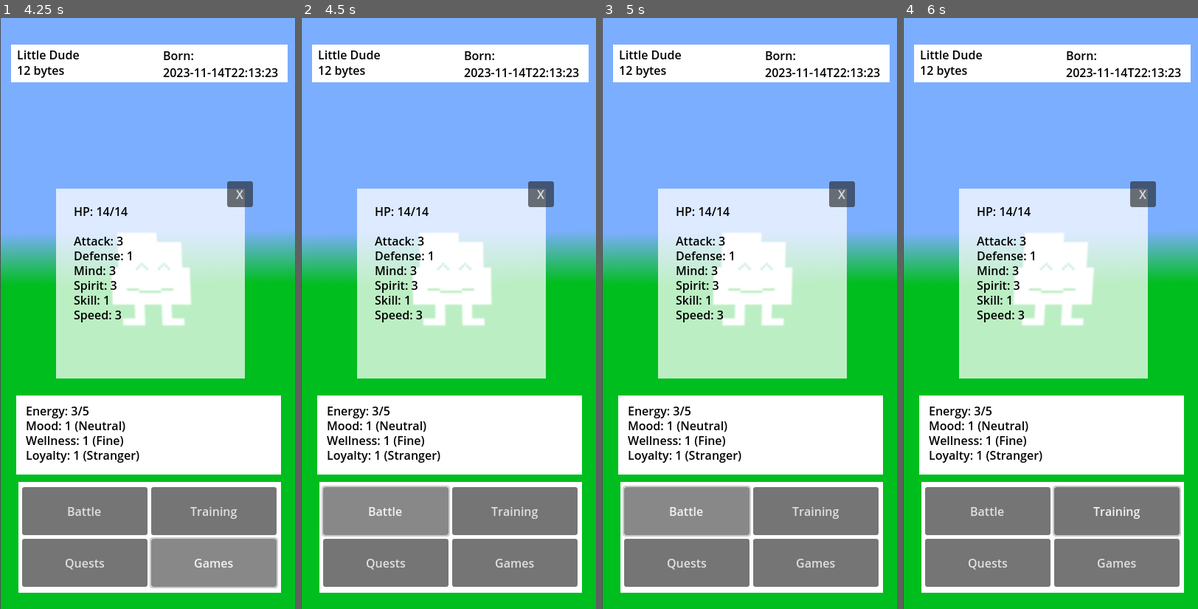
Above: before the commit, frames 1-4 (left to right).
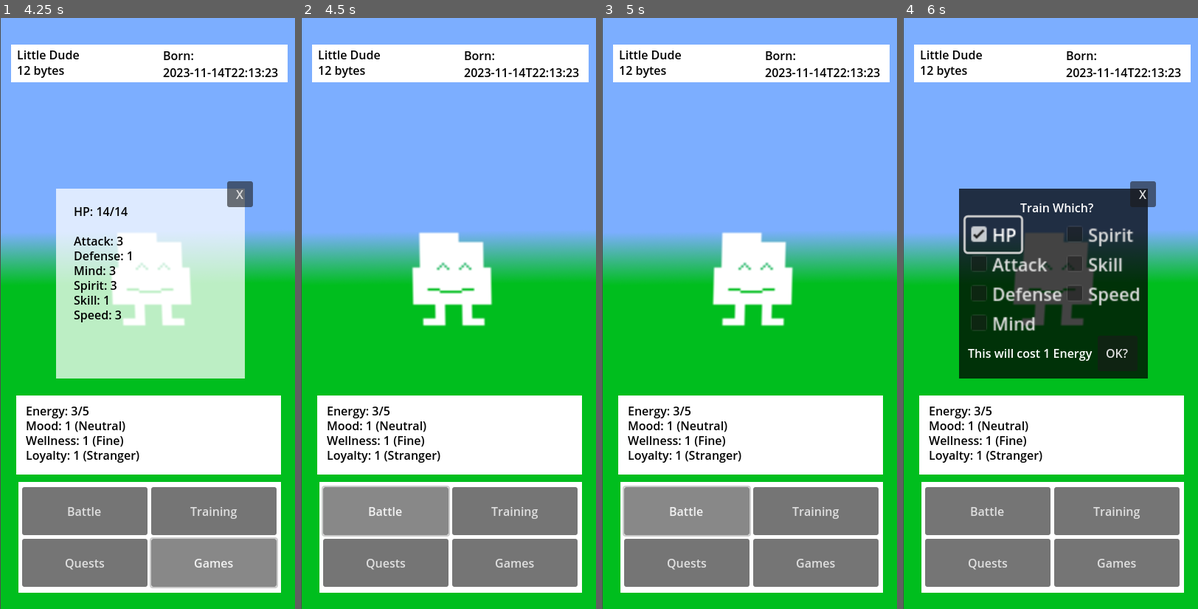
Above: after the commit, the same moments.

Repository: Rathenix/Tamago
Game: Godot game, scene res://scenes/title.tscn
Two runs of this game, one before a commit and one after it. Both use one fixed random seed, a clock stepped at 60 frames per second and the inputs below. The engine's default icon, where the game draws it, is replaced by a stand-in: a white triangle on a blue panel in a dark square.
Inputs (mouse positions are in pixels of both pictures, inside the frame that each line leads up to):
- Up to frame 1 (4.25 s): tap Enter at 0.5 s; move the mouse to (212, 283) at 0.52 s; click (212, 283) at 0.67 s; click "Battle" at 1.25 s; click "Training" at 2 s; click "Quests" at 2.75 s; click "Games" at 3.5 s
- Up to frame 2 (4.5 s): click "Battle" at 4.25 s
- Up to frame 3 (5 s): no input
- Up to frame 4 (6 s): click "Training" at 5 s; click (994, 236) at 5.75 s, where only the run after the commit has a clickable "HP"

Frame 1 is identical in both runs. In frame 2, 18% of the frame differs, in the area x 19-86%, y 27-61%; in frame 3, 18%; in frame 4, 21%, in the area x 19-95%, y 28-88%.

Commit message:
Added a basic dialogue system. Some light refactoring

Diff:
--- a/scenes/home.tscn
+++ b/scenes/home.tscn
@@ -1,10 +1,11 @@
-[gd_scene load_steps=8 format=3 uid="uid://fpyxg516qe58"]
+[gd_scene load_steps=9 format=3 uid="uid://fpyxg516qe58"]
 
 [ext_resource type="Script" path="res://scripts/home.gd" id="1_23onn"]
 [ext_resource type="Texture2D" uid="uid://bo5ohefbqu77s" path="res://images/gradient-backdrop.png" id="2_f7ubb"]
 [ext_resource type="Texture2D" uid="uid://bauvqdg0xle7c" path="res://images/littleDude.png" id="3_smouh"]
 [ext_resource type="Texture2D" uid="uid://l1nj4hhxdlab" path="res://images/300x600-white-rect.png" id="4_71hj2"]
 [ext_resource type="Texture2D" uid="uid://cwrmbev43hp1j" path="res://images/300x600-black-rect.png" id="5_unrjk"]
+[ext_resource type="PackedScene" uid="uid://b5q2r7hmvyhm2" path="res://scenes/text_box.tscn" id="6_v744e"]
 
 [sub_resource type="Animation" id="Animation_dbym0"]
 resource_name = "idle"
@@ -39,7 +40,6 @@
 [node name="Sprite" type="Sprite2D" parent="."]
 position = Vector2(208, 355)
 scale = Vector2(3.318, 3.133)
-skew = -0.0785399
 texture = ExtResource("3_smouh")
 
 [node name="AnimationPlayer" type="AnimationPlayer" parent="Sprite"]
@@ -325,6 +325,9 @@
 offset_right = 318.0
 offset_bottom = 478.0
 text = "OK?"
+
+[node name="TextBox" parent="." instance=ExtResource("6_v744e")]
+visible = false
 
 [connection signal="pressed" from="BattleButton" to="." method="_on_battle_button_pressed"]
 [connection signal="pressed" from="TrainingButton" to="." method="_on_training_button_pressed"]
@@ -340,3 +343,4 @@
 [connection signal="toggled" from="Training/TrainSkillCheckBox" to="." method="_on_train_skill_check_box_toggled"]
 [connection signal="toggled" from="Training/TrainSpeedCheckBox" to="." method="_on_train_speed_check_box_toggled"]
 [connection signal="pressed" from="Training/StartTainingButton" to="." method="_on_start_taining_button_pressed"]
+[connection signal="done" from="TextBox" to="." method="_on_text_box_done"]
--- /dev/null
+++ b/scenes/text_box.tscn
@@ -0,0 +1,58 @@
+[gd_scene load_steps=6 format=3 uid="uid://b5q2r7hmvyhm2"]
+
+[ext_resource type="Script" path="res://scripts/text_box.gd" id="1_4gse1"]
+[ext_resource type="Texture2D" uid="uid://cwrmbev43hp1j" path="res://images/300x600-black-rect.png" id="1_npexp"]
+[ext_resource type="Texture2D" uid="uid://l1nj4hhxdlab" path="res://images/300x600-white-rect.png" id="2_0cdbx"]
+
+[sub_resource type="Animation" id="Animation_atwis"]
+resource_name = "flash"
+loop_mode = 1
+tracks/0/type = "value"
+tracks/0/imported = false
+tracks/0/enabled = true
+tracks/0/path = NodePath(".:modulate")
+tracks/0/interp = 1
+tracks/0/loop_wrap = true
+tracks/0/keys = {
+"times": PackedFloat32Array(0, 0.5, 1),
+"transitions": PackedFloat32Array(1, 1, 1),
+"update": 0,
+"values": [Color(1, 1, 1, 1), Color(1, 1, 1, 0), Color(1, 1, 1, 1)]
+}
+
+[sub_resource type="AnimationLibrary" id="AnimationLibrary_llckv"]
+_data = {
+"flash": SubResource("Animation_atwis")
+}
+
+[node name="TextBox" type="Node2D"]
+script = ExtResource("1_4gse1")
+
+[node name="300x600-black-rect" type="Sprite2D" parent="."]
+modulate = Color(1, 1, 1, 0.501961)
+position = Vector2(200, 384.5)
+scale = Vector2(1, 2.87)
+texture = ExtResource("1_npexp")
+
+[node name="300x600-white-rect" type="Sprite2D" parent="."]
+position = Vector2(201, 645.5)
+scale = Vector2(0.646667, 0.956667)
+texture = ExtResource("2_0cdbx")
+
+[node name="RichTextLabel" type="RichTextLabel" parent="."]
+offset_left = 33.0
+offset_top = 535.0
+offset_right = 373.0
+offset_bottom = 742.0
+bbcode_enabled = true
+text = "[color=black]This is the text box that appears when the game needs to explain something to you or describe something that is happening. Maybe it will have more text that appears after you close it, like a dialogue. Either way, there will probably be whole sentences in here.[/color]"
+
+[node name="ContinueIndicator" type="Sprite2D" parent="."]
+position = Vector2(371.625, 767.375)
+scale = Vector2(0.0354166, 0.0691664)
+texture = ExtResource("1_npexp")
+
+[node name="AnimationPlayer" type="AnimationPlayer" parent="ContinueIndicator"]
+libraries = {
+"": SubResource("AnimationLibrary_llckv")
+}
--- a/scripts/home.gd
+++ b/scripts/home.gd
@@ -12,7 +12,7 @@
 	sprite_animation_player.assigned_animation = "idle"
 	sprite_animation_player.play()
 	dude = DudeManager.get_active_dude()
-	dude.energy_accrued.connect(_on_dude_energy_accrued)
+	dude.dude_updated.connect(_on_dude_updated)
 	setup_dude_info()
 	battle_stats_window = $BattleStats
 	battle_stats_window.visible = false
@@ -56,104 +56,41 @@
 	for node in $Training.get_children():
 		if node is CheckBox:
 			if node.button_pressed:
-				stats_to_train.append(node)
-	for stat in stats_to_train:
-		# check energy
-		if dude.dude_energy <= 0:
-			print(dude.dude_name + " passed out from exhaustion")
-			dude.dude_energy = 0
-			dude.dude_wellness -= 1
-			dude.dude_loyalty -= 1
-			dude.dude_mood -= 1
-			break
-		else:
-			dude.dude_energy -= 1
-			# figure out which stat this is
-			var current_value
-			match stat.text:
-				"HP":
-					print("Training HP...")
-					current_value = dude.max_hp
-				"Attack":
-					print("Training Attack...")
-					current_value = dude.attack
-				"Defense":
-					print("Training Defense...")
-					current_value = dude.defense
-				"Mind":
-					print("Training Mind...")
-					current_value = dude.mind
-				"Spirit":
-					print("Training Spirit...")
-					current_value = dude.spirit
-				"Skill":
-					print("Training Skill...")
-					current_value = dude.skill
-				"Speed":
-					print("Training Speed...")
-					current_value = dude.speed
-			# get level of effort based on loyalty, mood, and wellness
-			var random_chance = DudeManager.random.randi_range(-3, 6)
-			var effort = dude.dude_wellness + dude.dude_mood + dude.dude_loyalty + random_chance
-			if effort <= 0:
-				print(dude.dude_name + " didn't even try")
-			elif effort >= 1 and effort <= 2:
-				print(dude.dude_name + " phoned it in")
-			elif effort >= 3 and effort <= 4:
-				print(dude.dude_name + " gave it a shot")
-			elif effort >= 5:
-				print(dude.dude_name + " tried their best")
-			# attempt to raise the stat based on effort and current value
-			var attempt = effort + current_value
-			print("Total attempt = " + str(attempt) + "/10")
-			var success = attempt >= 10
-			# increase stat by a random amount based on success and training
-			# update dude's feelings based on success and feedback
-			if !success:
-				print(dude.dude_name + " failed the training")
-				dude.dude_mood -= 1
-			else:
-				var increase = DudeManager.random.randi_range(1, 3)
-				match stat.text:
-					"HP":
-						dude.max_hp += increase
-					"Attack":
-						dude.attack += increase
-					"Defense":
-						dude.defense += increase
-					"Mind":
-						dude.mind += increase
-					"Spirit":
-						dude.spirit += increase
-					"Skill":
-						dude.skill += increase
-					"Speed":
-						dude.speed += increase
-				print(dude.dude_name + " did it! Stat went up by " + str(increase) + " and is now " + str(current_value + increase))
-				dude.dude_mood += 1
-			# ask user for feedback
-			print("Praise them?") # scale of scold to praise
-	setup_dude_info()
+				stats_to_train.append(node.text)
+	if stats_to_train.size() > 0:
+		_on_close_training_button_pressed()
+		display_text(dude.train(stats_to_train))
 
 func no_current_window():
 	return !battle_stats_window.visible \
 		and !training_window.visible
 
+func display_text(texts):
+	$BattleButton.mouse_filter = Control.MOUSE_FILTER_IGNORE
+	$TrainingButton.mouse_filter = Control.MOUSE_FILTER_IGNORE
+	$QuestsButton.mouse_filter = Control.MOUSE_FILTER_IGNORE
+	$GamesButton.mouse_filter = Control.MOUSE_FILTER_IGNORE
+	$TextBox.display_text(texts)
+
 func _on_battle_button_pressed():
 	if no_current_window():
 		battle_stats_window.visible = true
+	elif battle_stats_window.visible:
+		battle_stats_window.visible = false
 
 func _on_training_button_pressed():
 	if no_current_window():
 		training_window.visible = true
+	elif training_window.visible:
+		_on_close_training_button_pressed()
 
 func _on_quests_button_pressed():
 	if no_current_window():
-		pass
+		display_text(["Go on a quest", "Or don't. I'm not the boss of you"])
 
 func _on_games_button_pressed():
 	if no_current_window():
-		pass
+		display_text(["And this is where I would put my mini-game collection", "IF I HAD ONE!"])
 
 func _on_close_battle_stats_button_pressed():
 	battle_stats_window.visible = false
@@ -189,5 +126,11 @@
 func _on_start_taining_button_pressed():
 	train()
 
-func _on_dude_energy_accrued():
+func _on_dude_updated():
 	setup_dude_info()
+
+func _on_text_box_done():
+	$BattleButton.mouse_filter = Control.MOUSE_FILTER_STOP
+	$TrainingButton.mouse_filter = Control.MOUSE_FILTER_STOP
+	$QuestsButton.mouse_filter = Control.MOUSE_FILTER_STOP
+	$GamesButton.mouse_filter = Control.MOUSE_FILTER_STOP
--- a/scripts/little_dude.gd
+++ b/scripts/little_dude.gd
@@ -22,18 +22,13 @@
 var max_hp = 0
 
 var time_of_last_energy_accrued = 0
-signal energy_accrued
+signal dude_updated
 
 func _ready():
 	pass
 
 func _process(_delta):
-	var energy_accrual = (int(Time.get_unix_time_from_system()) - int(time_of_last_energy_accrued)) / ENERGY_ACCRUAL_TIMEOUT
-	if energy_accrual > 0:
-		print("time to accrue " + str(energy_accrual) + " energy")
-		time_of_last_energy_accrued = int(Time.get_unix_time_from_system())
-		dude_energy = clamp(dude_energy + energy_accrual, 0, MAX_ENERGY)
-		emit_signal("energy_accrued")
+	accrueEnergy()
 
 func hatch():
 	dude_name = "Little Dude"
@@ -74,3 +69,94 @@
 	"max_hp" : max_hp,
 	"time_of_last_energy_accrued" : time_of_last_energy_accrued
 	}
+
+func accrueEnergy():
+	var energy_accrual = (int(Time.get_unix_time_from_system()) - int(time_of_last_energy_accrued)) / ENERGY_ACCRUAL_TIMEOUT
+	if energy_accrual > 0:
+		print("time to accrue " + str(energy_accrual) + " energy")
+		time_of_last_energy_accrued = int(Time.get_unix_time_from_system())
+		dude_energy = clamp(dude_energy + energy_accrual, 0, MAX_ENERGY)
+		emit_signal("dude_updated")
+
+func train(stats_to_train):
+	var feedback = []
+	print(stats_to_train)
+	for stat in stats_to_train:
+		# check energy
+		if dude_energy <= 0:
+			feedback.append(dude_name + " passed out from exhaustion")
+			dude_energy = 0
+			dude_wellness -= 1
+			dude_loyalty -= 1
+			dude_mood -= 1
+			break
+		else:
+			dude_energy -= 1
+			# figure out which stat this is
+			var current_value
+			match stat:
+				"HP":
+					feedback.append("Training HP...")
+					current_value = max_hp
+				"Attack":
+					feedback.append("Training Attack...")
+					current_value = attack
+				"Defense":
+					feedback.append("Training Defense...")
+					current_value = defense
+				"Mind":
+					feedback.append("Training Mind...")
+					current_value = mind
+				"Spirit":
+					feedback.append("Training Spirit...")
+					current_value = spirit
+				"Skill":
+					feedback.append("Training Skill...")
+					current_value = skill
+				"Speed":
+					feedback.append("Training Speed...")
+					current_value = speed
+			# get level of effort based on loyalty, mood, and wellness
+			var random_chance = DudeManager.random.randi_range(-3, 6)
+			var effort = dude_wellness + dude_mood + dude_loyalty + random_chance
+			if effort <= 0:
+				feedback.append(dude_name + " didn't even try")
+			elif effort >= 1 and effort <= 2:
+				feedback.append(dude_name + " phoned it in")
+			elif effort >= 3 and effort <= 4:
+				feedback.append(dude_name + " gave it a shot")
+			elif effort >= 5:
+				feedback.append(dude_name + " tried their best")
+			# attempt to raise the stat based on effort and current value
+			var attempt = effort + current_value
+			feedback.append("Total attempt = " + str(attempt) + "/10")
+			var success = attempt >= 10
+			# increase stat by a random amount based on success and training
+			# update dude's feelings based on success and feedback
+			if !success:
+				feedback.append(dude_name + " failed the training")
+				dude_mood -= 1
+			else:
+				var increase = DudeManager.random.randi_range(1, 3)
+				match stat:
+					"HP":
+						max_hp += increase
+					"Attack":
+						attack += increase
+					"Defense":
+						defense += increase
+					"Mind":
+						mind += increase
+					"Spirit":
+						spirit += increase
+					"Skill":
+						skill += increase
+					"Speed":
+						speed += increase
+				feedback.append(dude_name + " did it! Stat went up by " + str(increase) + " and is now " + str(current_value + increase))
+				dude_mood += 1
+			# ask user for feedback
+		feedback.append("Praise them?") # scale of scold to praise
+	emit_signal("dude_updated")
+	print(feedback)
+	return feedback
--- /dev/null
+++ b/scripts/text_box.gd
@@ -0,0 +1,27 @@
+extends Node2D
+
+var texts_to_show = []
+signal done
+
+func _ready():
+	visible = false
+	$ContinueIndicator/AnimationPlayer.assigned_animation = "flash"
+	$ContinueIndicator/AnimationPlayer.play()
+
+func _input(event):
+	if event is InputEventScreenTouch and event.is_pressed():
+		next()
+	if event is InputEventScreenTouch and !event.is_pressed():
+		if not visible: emit_signal("done")
+
+func display_text(texts):
+	texts_to_show = texts
+	next()
+	visible = true
+
+func next():
+	if texts_to_show.size() > 0:
+		$RichTextLabel.text = "[color=black]" + str(texts_to_show.pop_front()) + "[/color]"
+	else:
+		$RichTextLabel.text = ""
+		visible = false
